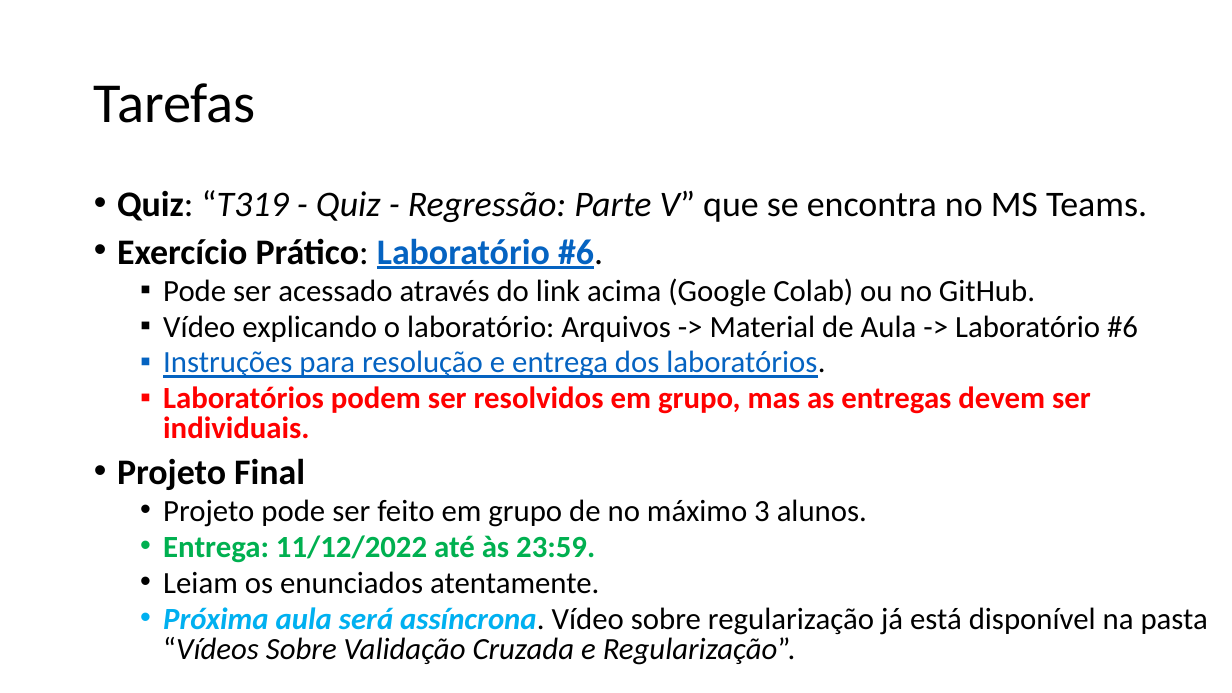
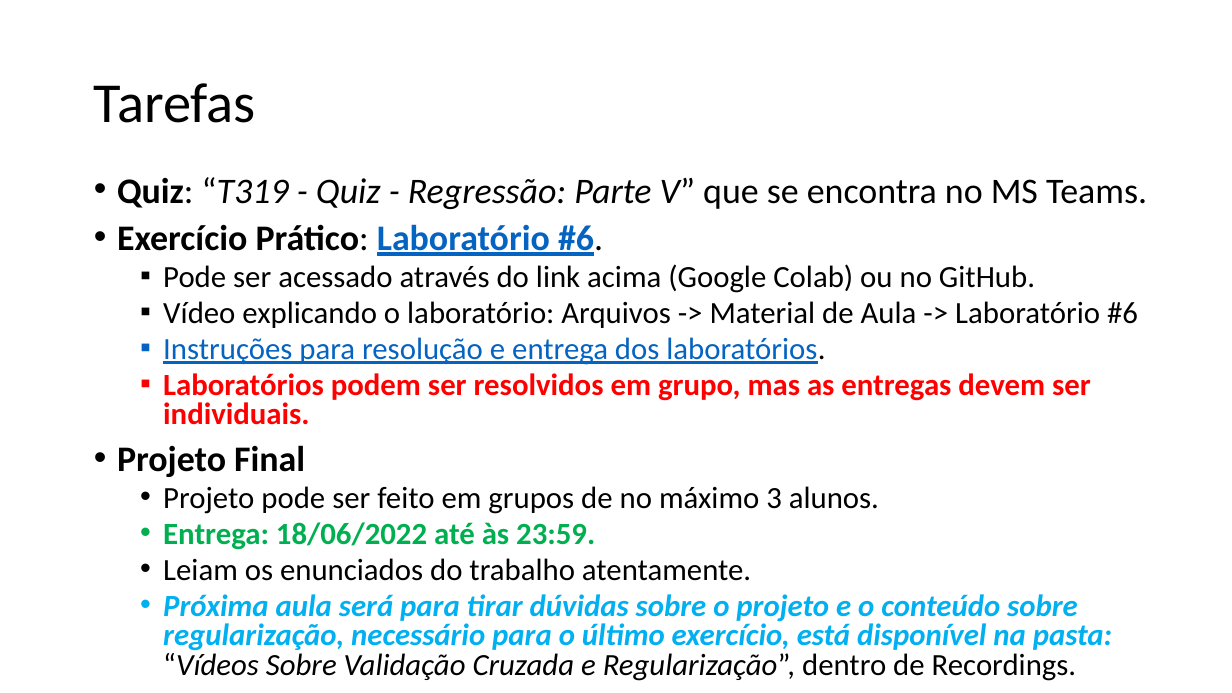
Before and after one commit to zz4fap/t319_aprendizado_de_maquina, a slide deck: slide 13 of slides/T319_Regressão_Linear (Parte V).pptx. Drawn at 1232x693 pixels with LibreOffice and Linux fonts; fonts in the diff are those of the drawing. Boxes give left, top, right and bottom in pixels: in the first picture for what was removed or moved away, otherwise in the second. Text is boxed around its words. In the diff, an @@ line names an element or a change of style, - is before the commit and + after.

```diff
--- a/slides/T319_Regressão_Linear (Parte V).pptx
+++ b/slides/T319_Regressão_Linear (Parte V).pptx
@@ text "Quiz: “T319 - Quiz - ...": place and size @@
-text "Quiz: “T319 - Quiz - ..." at <box>117,190,1208,665</box>
+text "Quiz: “T319 - Quiz - ..." at <box>117,177,1147,681</box>
@@ text at <box>163,486,1112,681</box>: text changed; bold on; italic on @@
-  • Projeto pode ser feito em grupo de no máximo 3 alunos.
-  • Entrega: 11/12/2022 até às 23:59.
-  • Leiam os enunciados atentamente.
-  • Próxima aula será assíncrona. Vídeo sobre regularização já está disponível na pasta “Vídeos Sobre Validação Cruzada e Regularização”.
+  • Projeto pode ser feito em grupos de no máximo 3 alunos.
+  • Entrega: 18/06/2022 até às 23:59.
+  • Leiam os enunciados do trabalho atentamente.
+  • Próxima aula será para tirar dúvidas sobre o projeto e o conteúdo sobre regularização, necessário para o último exercício, está disponível na pasta: “Vídeos Sobre Validação Cruzada e Regularização”, dentro de Recordings.
```
Also in this commit, not shown: 8 other slides changed, 3 other files.
